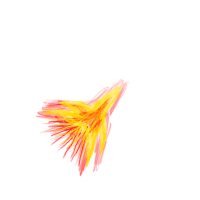
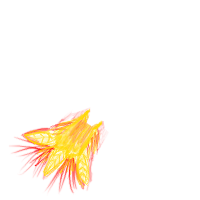
Layers edited between the first and the second 200 x 200 image:
added layer "sunfang light" above "sunfang color" over box(27, 117, 98, 186)
added layer "sunfang color" above "sunfang glow" over box(23, 108, 103, 188)
added layer "sunfang glow" above "sunfang light old" over box(9, 107, 109, 196)
hid "sunstream light" over box(36, 78, 127, 168)
hid "sunstream color" over box(38, 84, 123, 168)
hid "sunstream glow" over box(35, 78, 130, 177)
